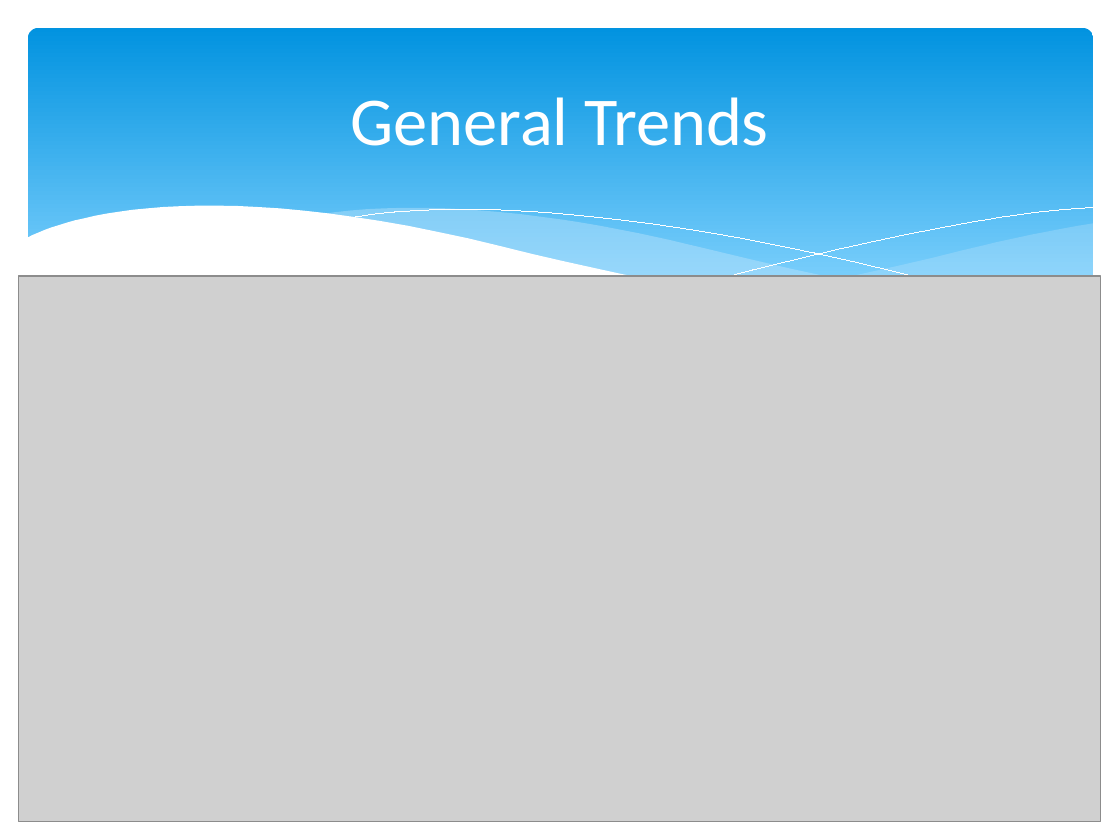
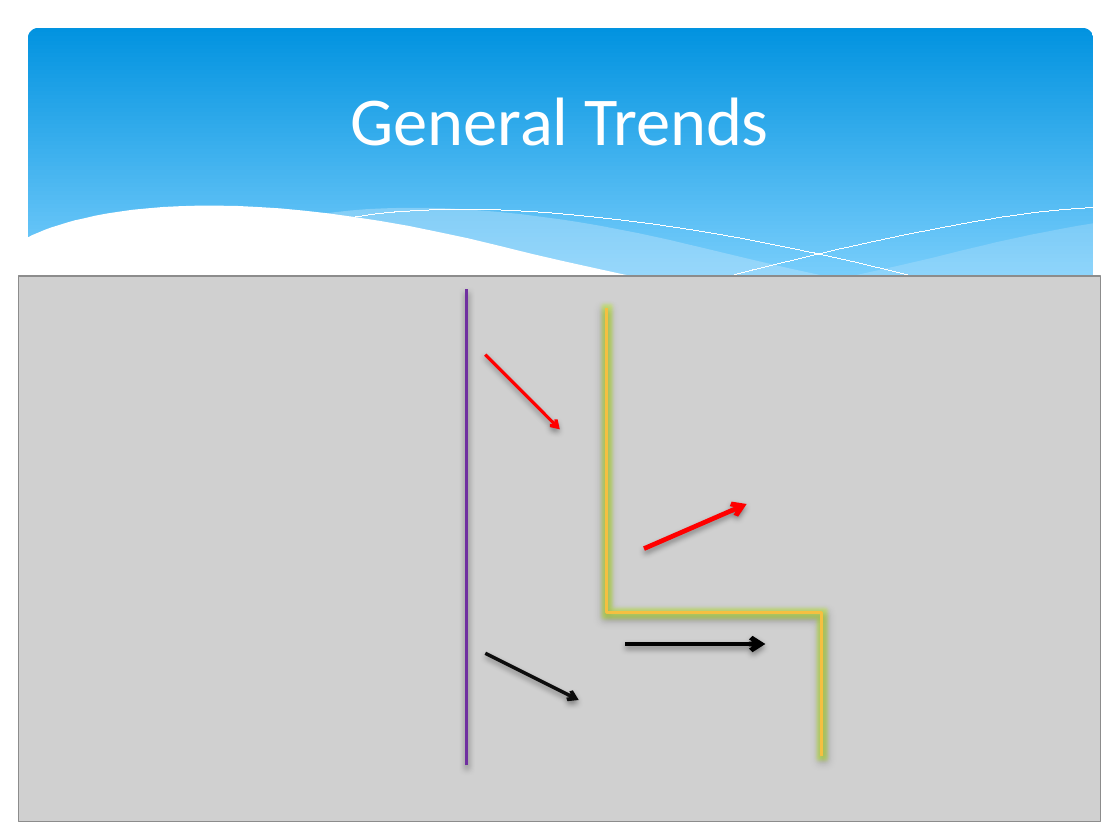
Before and after one commit to lraichik/Predicting-average-real-estate-prices-by-zipcode, a slide deck: slide 3 of Time Series Predictions.pptx. Drawn at 1120x840 pixels with LibreOffice and Linux fonts; fonts in the diff are those of the drawing; grey boxes stand for pictures. Boxes give left, top, right and bottom in pixels: in the first picture for what was removed or moved away, otherwise in the second. Text is boxed around its words. In the diff, an @@ line names an element or a change of style, - is before the commit and + after.

```diff
--- a/Time Series Predictions.pptx
+++ b/Time Series Predictions.pptx
@@ line added from (467, 765) to (467, 289), #7030A0 2 pt @@
@@ elbow line added from (607, 308) to (821, 756), #F5C040 2.25 pt @@
@@ arrow added from (485, 355) to (560, 429), #FF0000 2 pt @@
@@ arrow added from (644, 549) to (747, 504), #FF0000 3 pt @@
@@ arrow added from (485, 653) to (579, 700), #0D0D0D 2.25 pt @@
@@ arrow added from (625, 644) to (765, 644), #000000 3 pt @@
```
Also in this commit, not shown: 2 other slides changed, 3 other files.
